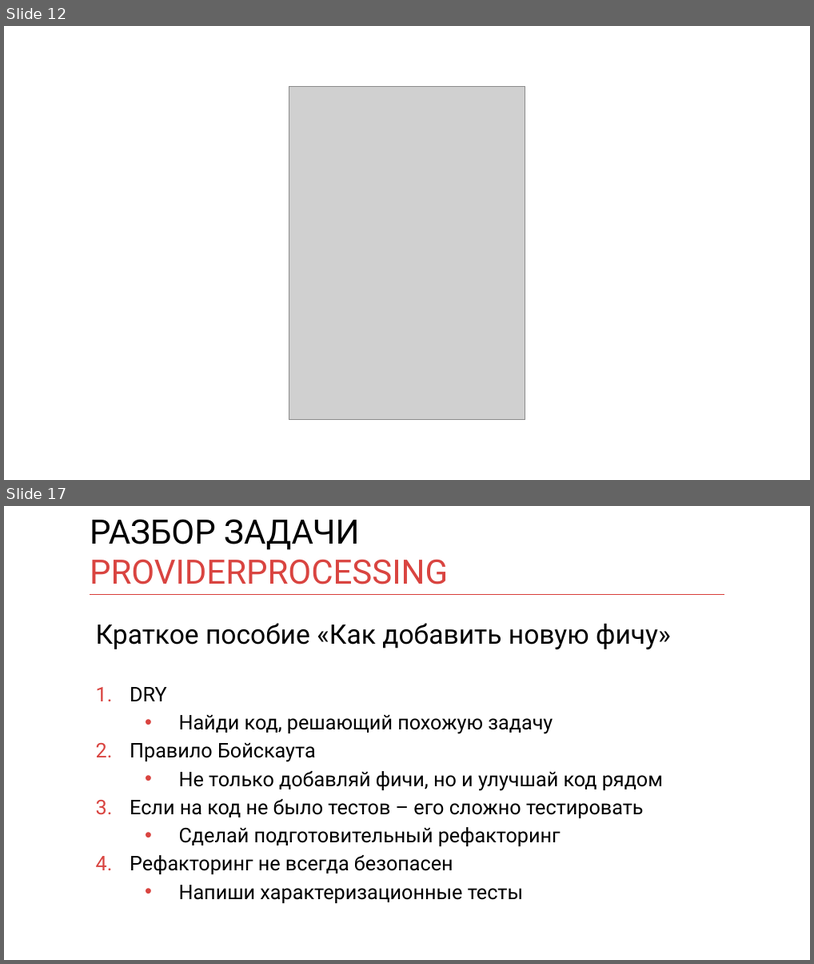
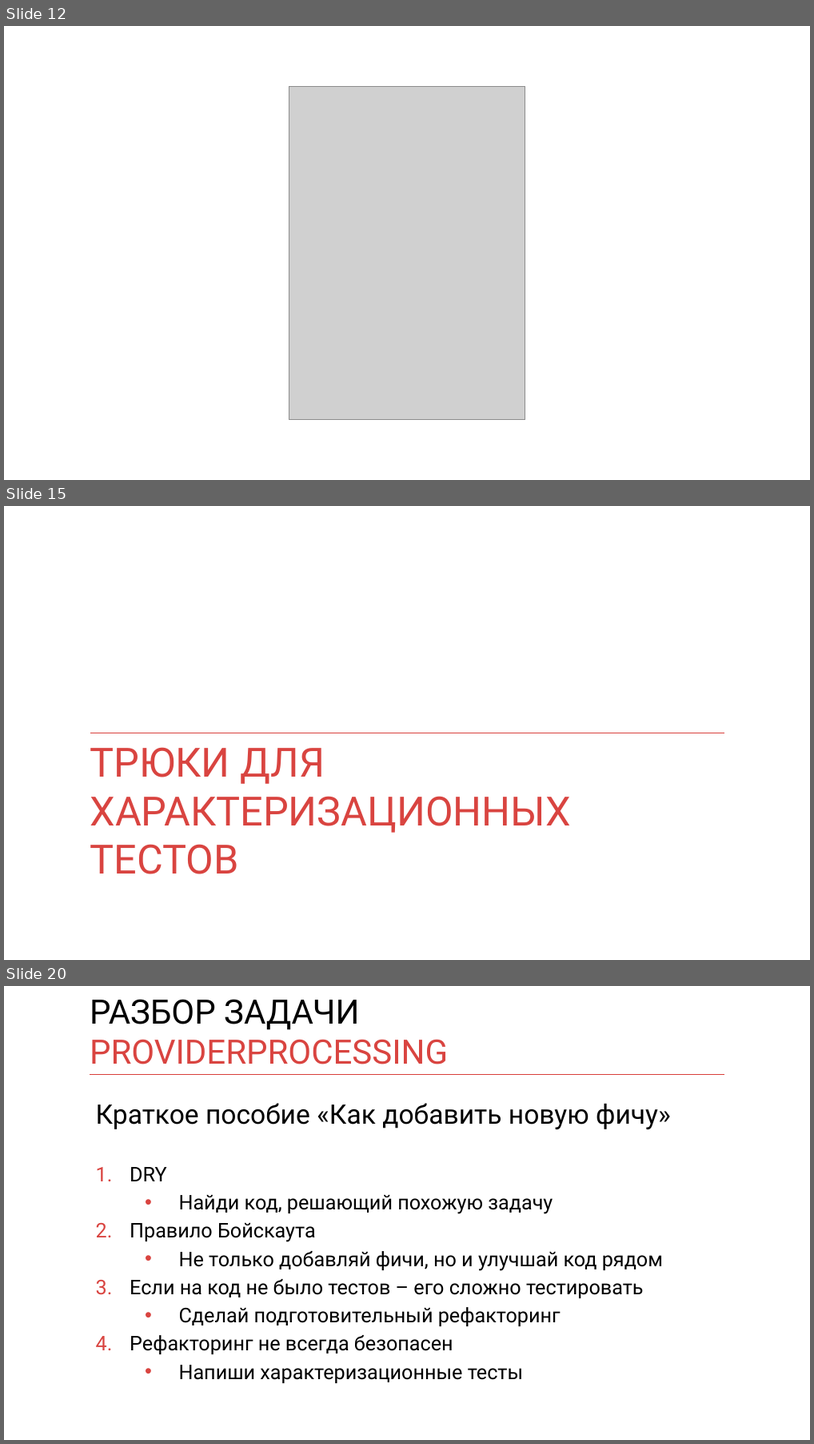
Before and after one commit to kontur-courses/legacy, a slide deck: legacy.pptx. Shown one above the other, each under a label of ours: slides 12 and 17 before the commit, slides 12, 15 and 20 after it; the slides between them are not shown. The pictures are 814x964 and 814x1444 pixels, drawn with LibreOffice and Linux fonts; fonts in the diff are those of the drawing; grey boxes stand for pictures. Boxes give left, top, right and bottom in pixels: in the first picture for what was removed or moved away, otherwise in the second. Text is boxed around its words. In the diff, an @@ line names an element or a change of style, - is before the commit and + after.

```diff
--- a/legacy.pptx
+++ b/legacy.pptx
@@ slide 15 added at <box>4,506,810,960</box>, background #FFFFFF @@
@@ line added from (90, 733) to (725, 733), #D83F3B 1 pt @@
@@ title added at <box>90,747,572,874</box>, 48 pt, text #D94440 @@
+ТРЮКИ ДЛЯ ХАРАКТЕРИЗАЦИОННЫХ ТЕСТОВ
@@ what was slide 17 is now slide 20 @@
```
Also in this commit, not shown: 4 slides changed, 2 other slides added.
